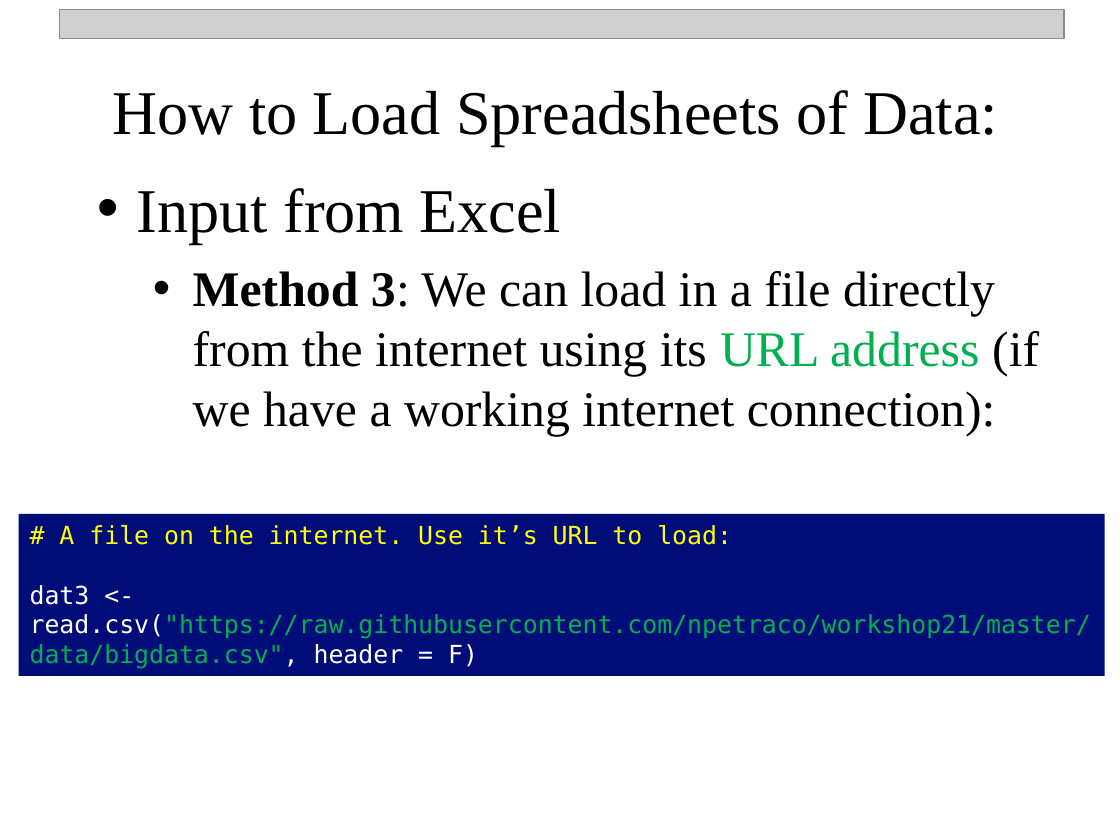
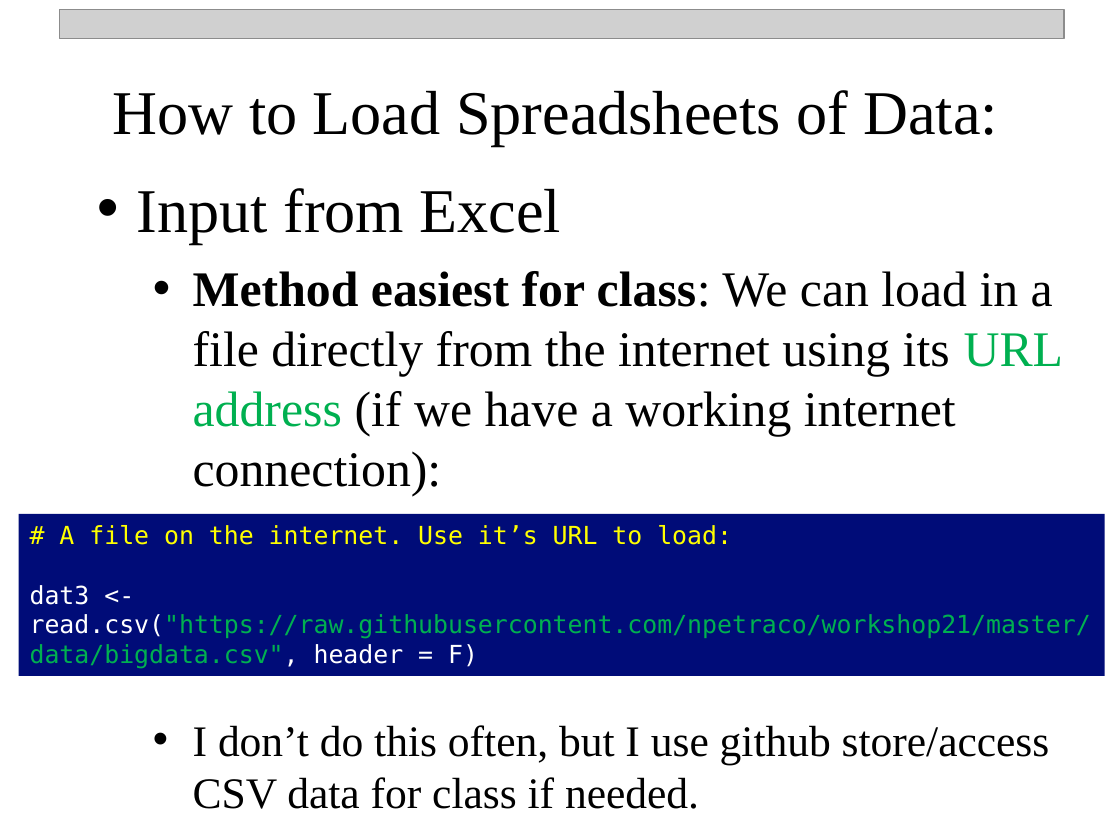
Before and after one commit to npetraco/workshop21, a slide deck: slide 12 of notes/day_1.pptx (slide 15 before the commit). Drawn at 1120x840 pixels with LibreOffice and Linux fonts; fonts in the diff are those of the drawing; grey boxes stand for pictures. Boxes give left, top, right and bottom in pixels: in the first picture for what was removed or moved away, otherwise in the second. Text is boxed around its words. In the diff, an @@ line names an element or a change of style, - is before the commit and + after.

```diff
--- a/notes/day_1.pptx
+++ b/notes/day_1.pptx
@@ text at (193,271,1064,496): text changed @@
-    • Method 3: We can load in a file directly from the internet using its URL address (if we have a working internet connection):
+    • Method easiest for class: We can load in a file directly from the internet using its URL address (if we have a working internet connection):
@@ text added at (193,725,1050,809), 28 pt, text #000000 @@
+    • I don’t do this often, but I use github store/access CSV data for class if needed.
```
Also in this commit, not shown: 1 other slide changed, 3 slides removed, 6 other files.
